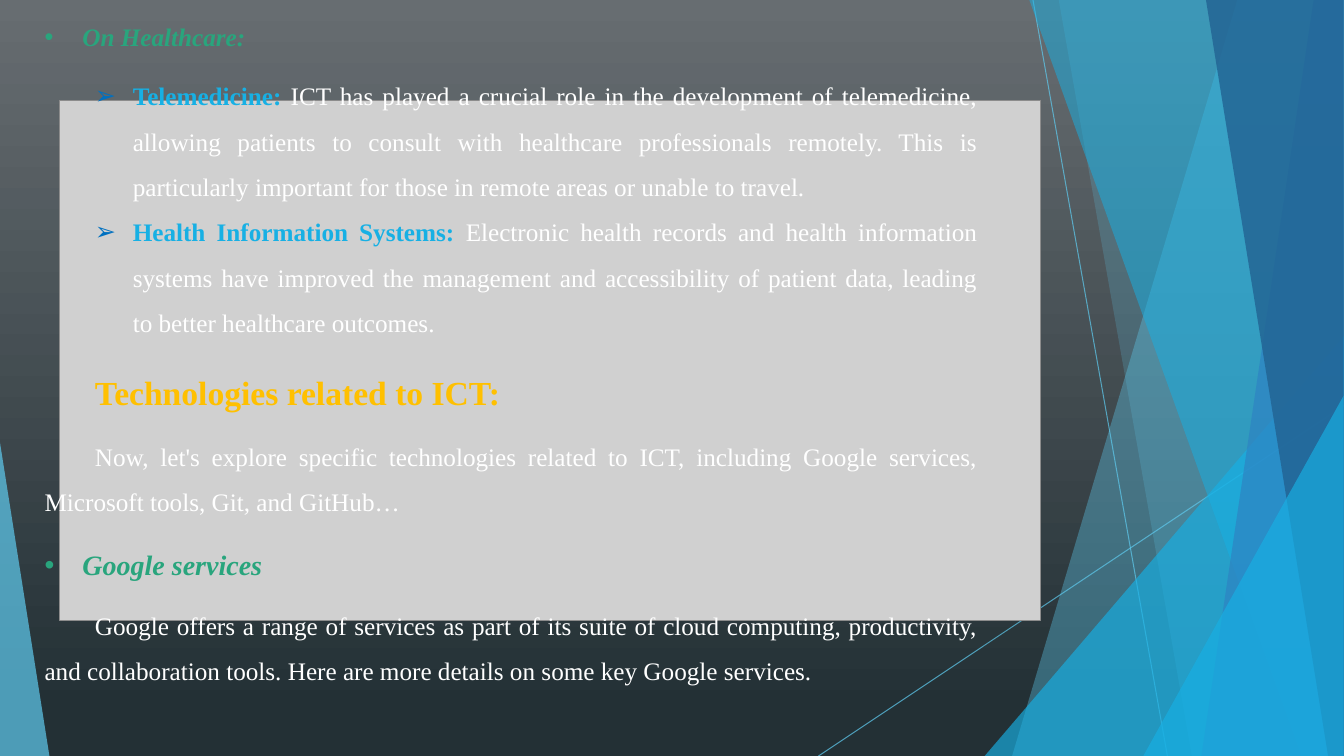
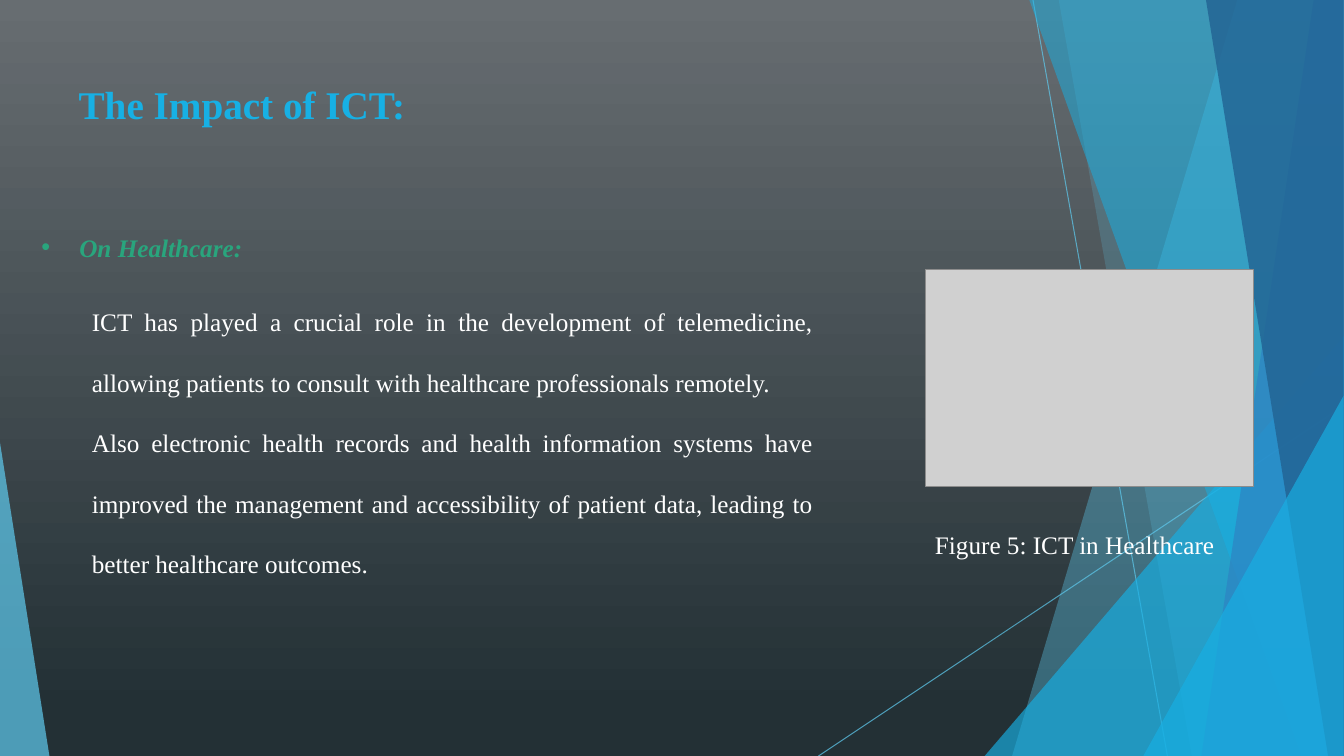
Before and after one commit to kamiri-lilia/projet-final, a slide deck: slide 9 of TIC_PP.pptx. Drawn at 1344x756 pixels with LibreOffice and Linux fonts; fonts in the diff are those of the drawing; grey boxes stand for pictures. Boxes give left, top, right and bottom in pixels: in the first picture for what was removed or moved away, otherwise in the second. Text is boxed around its words. In the diff, an @@ line names an element or a change of style, - is before the commit and + after.

```diff
--- a/TIC_PP.pptx
+++ b/TIC_PP.pptx
@@ picture removed at [59,101,1041,621] @@
@@ text added at [79,91,405,127], 28 pt, text #17B0E4, bold @@
+The Impact of ICT:
@@ text "On Healthcare:": place and size @@
-text "On Healthcare:" at [45,85,977,686]
+text "On Healthcare:" at [79,240,813,574]
@@ picture added at [926,270,1254,487] @@
@@ text at [92,313,813,574]: text changed @@
-  ➢ Telemedicine: ICT has played a crucial role in the development of telemedicine, allowing patients to consult with healthcare professionals remotely. This is particularly important for those in remote areas or unable to travel.
-  ➢ Health Information Systems: Electronic health records and health information systems have improved the management and accessibility of patient data, leading to better healthcare outcomes.
-Technologies related to ICT:
-Now, let's explore specific technologies related to ICT, including Google services, Microsoft tools, Git, and GitHub…
-• Google services
-Google offers a range of services as part of its suite of cloud computing, productivity, and collaboration tools. Here are more details on some key Google services.
+  ICT has played a crucial role in the development of telemedicine, allowing patients to consult with healthcare professionals remotely.
+  Also electronic health records and health information systems have improved the management and accessibility of patient data, leading to better healthcare outcomes.
@@ text added at [935,534,1214,560], 18 pt, text #FFFFFF @@
+Figure 5: ICT in Healthcare
```
Also in this commit, not shown: 15 other slides changed, 2 slides added, 4 slides removed.
